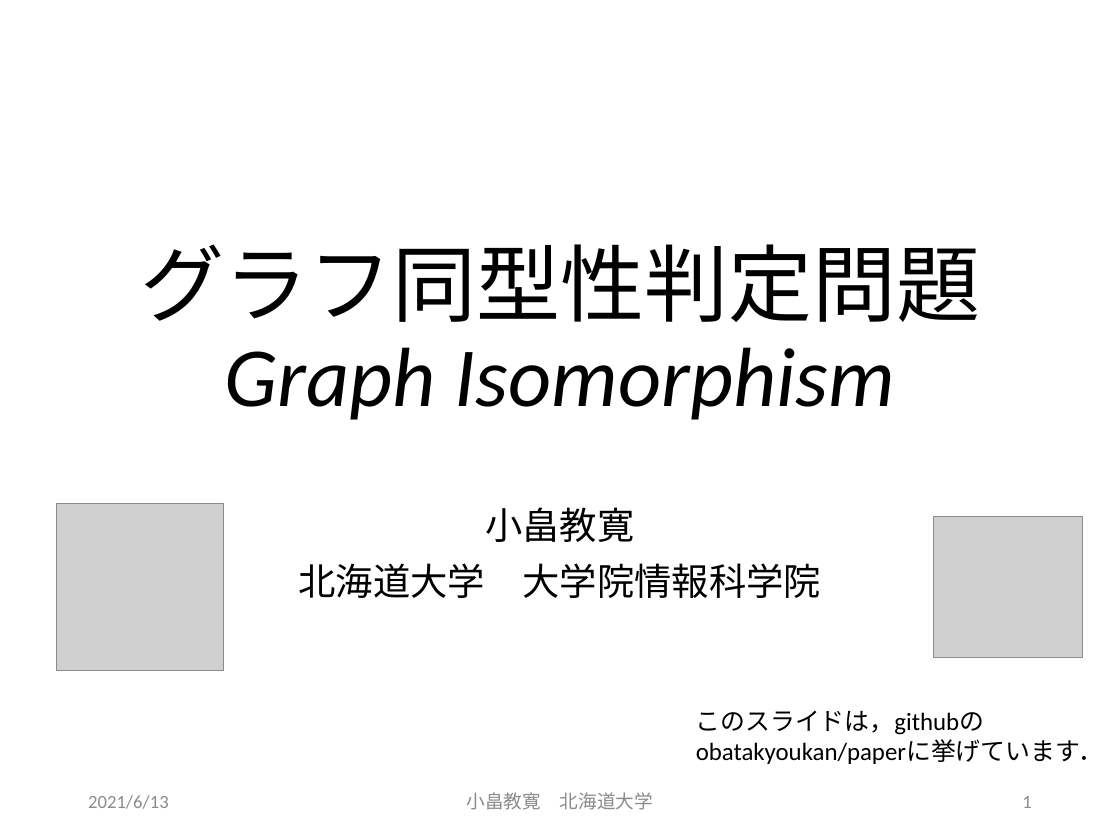
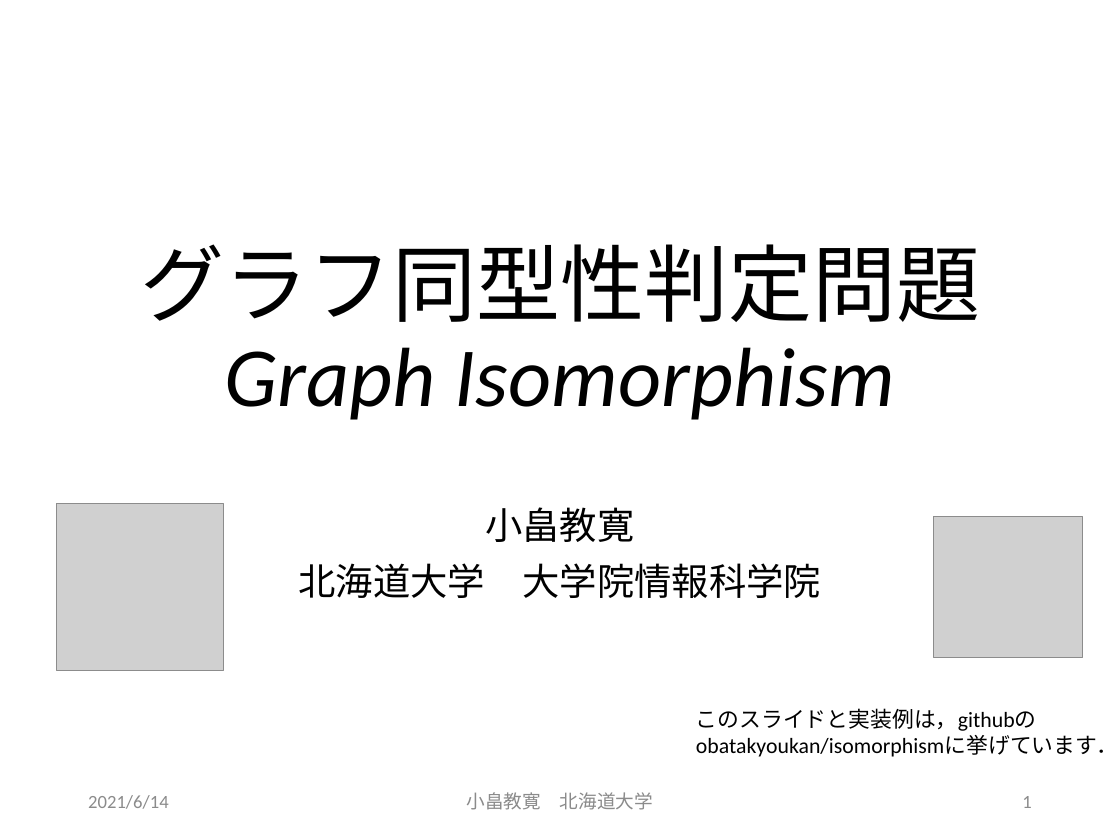
Before and after one commit to obatakyoukan/isomorphism, a slide deck: slide 1 of Isomorphism.pptx. Drawn at 1120x840 pixels with LibreOffice and Linux fonts; fonts in the diff are those of the drawing; grey boxes stand for pictures. Boxes give left, top, right and bottom in pixels: in the first picture for what was removed or moved away, otherwise in the second. Text is boxed around its words. In the diff, an @@ line names an element or a change of style, - is before the commit and + after.

```diff
--- a/Isomorphism.pptx
+++ b/Isomorphism.pptx
@@ text at (696, 708, 1118, 757): text changed; size 16 to 14 pt @@
-このスライドは，githubのobatakyoukan/paperに挙げています．
+このスライドと実装例は，githubのobatakyoukan/isomorphismに挙げています．
@@ text at (88, 795, 169, 809): text changed @@
-2021/6/13
+2021/6/14
```
Also in this commit, not shown: 36 other slides changed, 4 other files.
